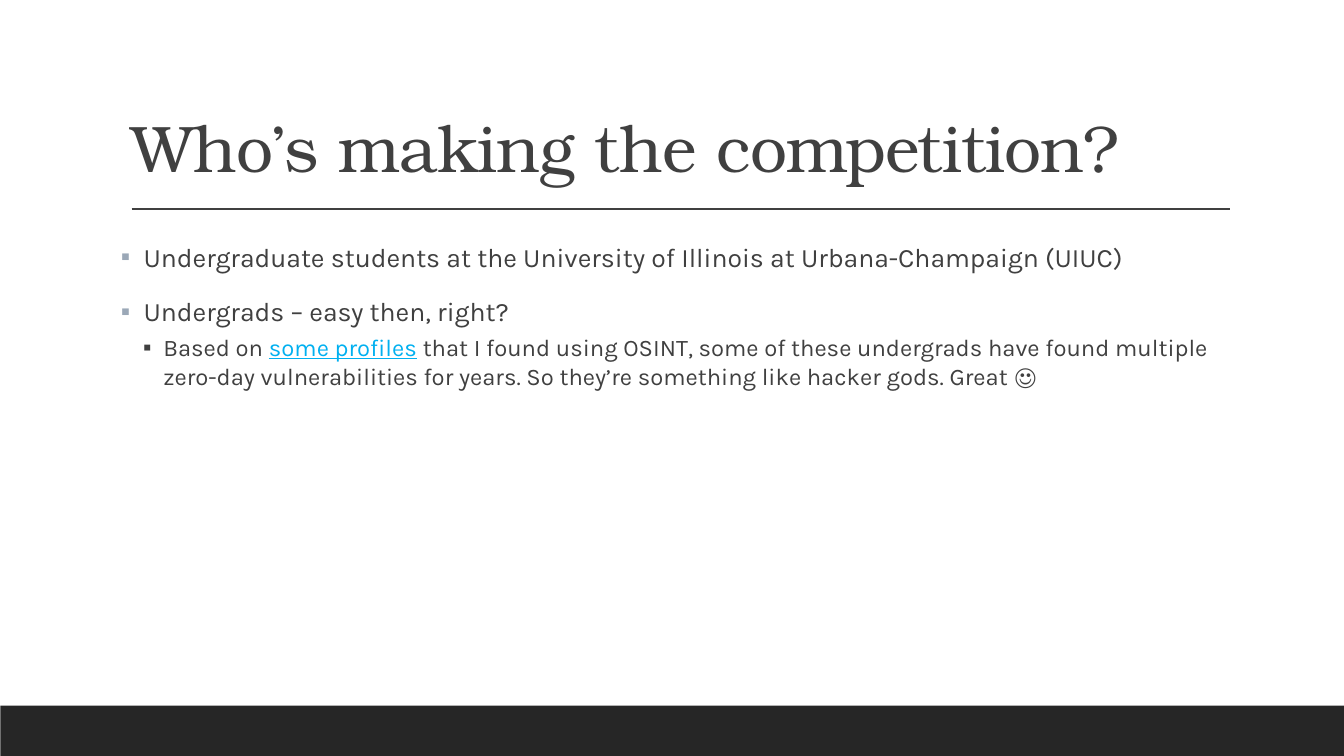
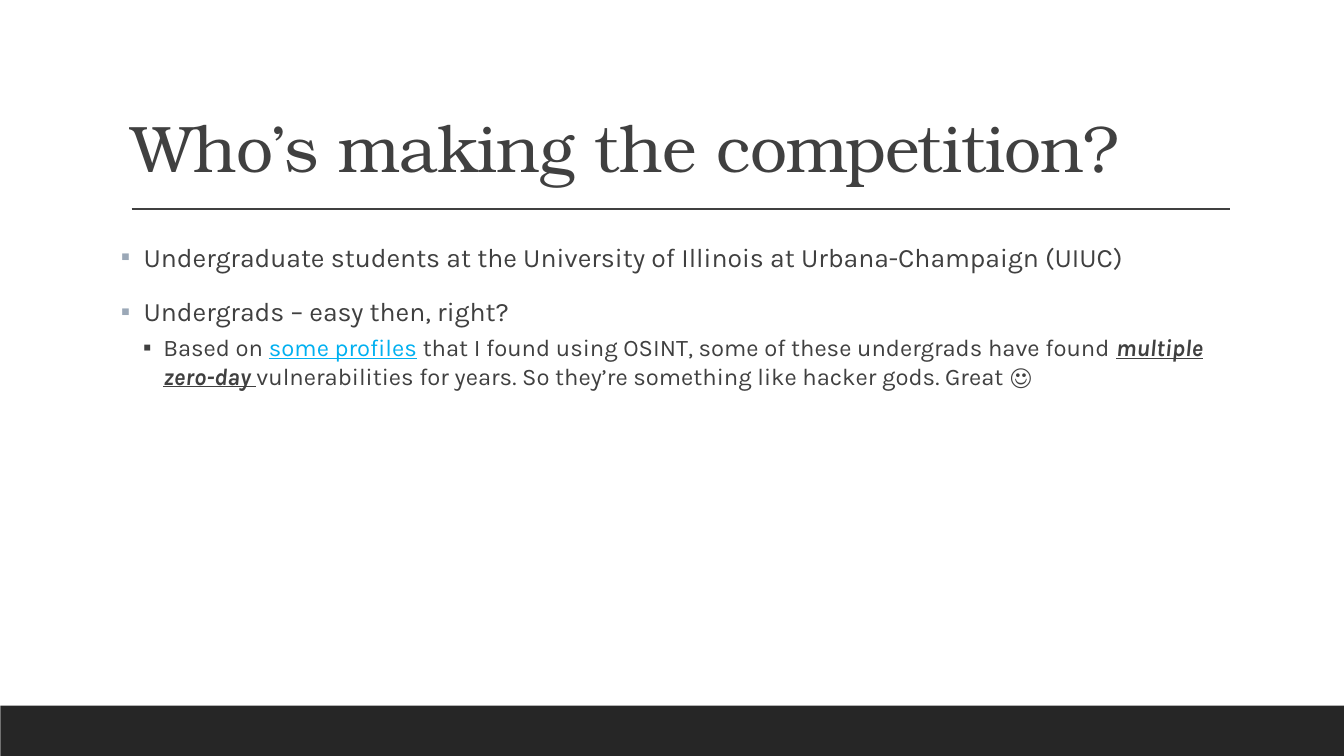
Before and after one commit to BYU-CSA/cyber-kickstart, a slide deck: slide 8 of Pre-game/UIUCTF Pre-game.pptx. Drawn at 1344x756 pixels with LibreOffice and Linux fonts; fonts in the diff are those of the drawing. Boxes give left, top, right and bottom in pixels: in the first picture for what was removed or moved away, otherwise in the second. Text is boxed around its words. In the diff, an @@ line names an element or a change of style, - is before the commit and + after.

Commit message:
Formatting

```diff
--- a/Pre-game/UIUCTF Pre-game.pptx
+++ b/Pre-game/UIUCTF Pre-game.pptx
@@ text at (163, 339, 1203, 391): bold on, italic on, underline on in "multiple zero-day" @@
```
Also in this commit, not shown: 1 other slide changed.
